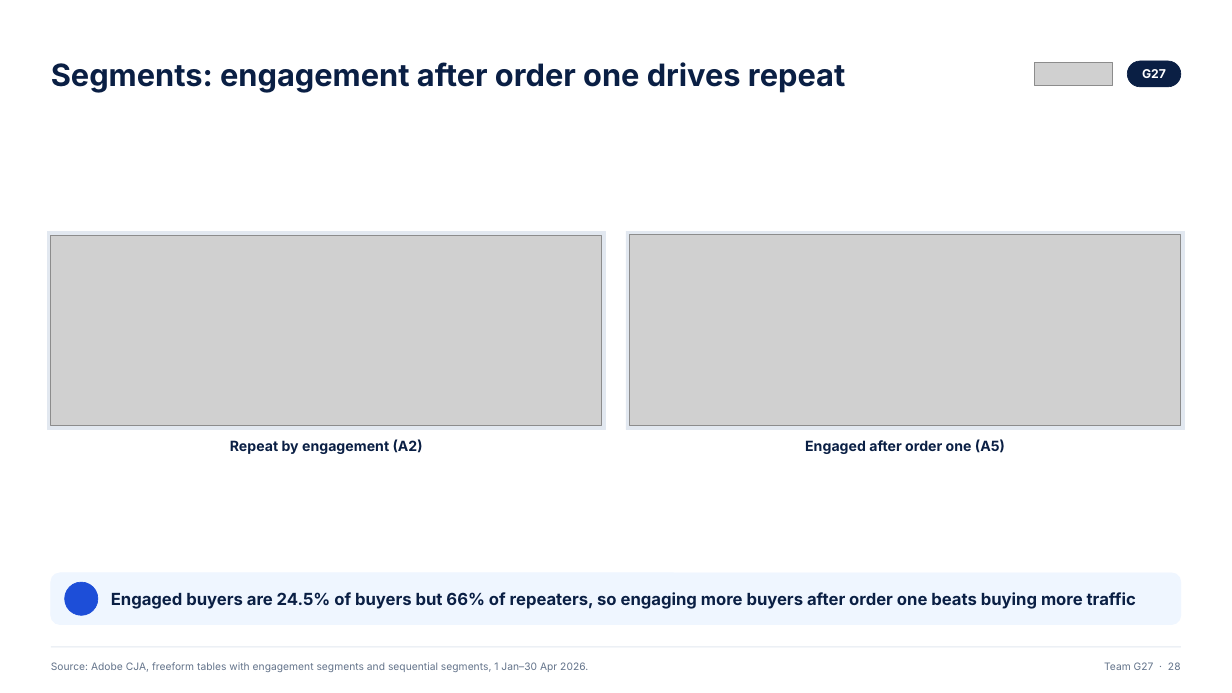
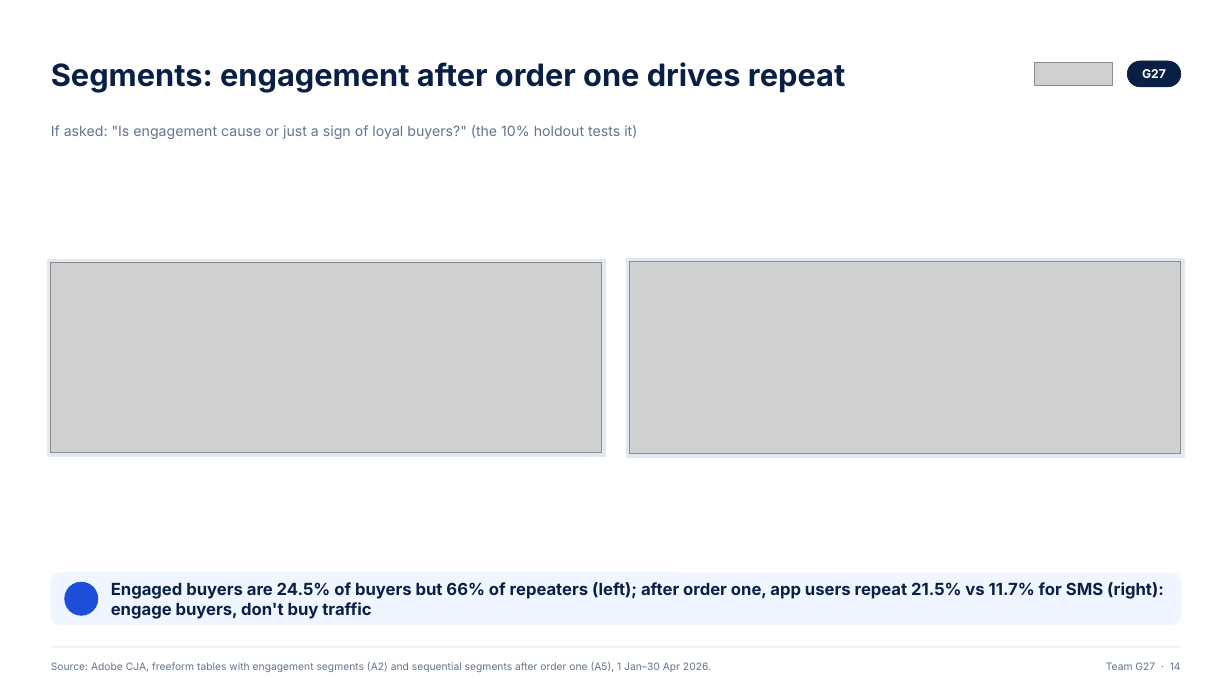
Before and after one commit to ANNYM25/Quince, a slide deck: slide 14 of deck/Team G27.pptx (slide 28 before the commit). Drawn at 1232x693 pixels with LibreOffice and Linux fonts; fonts in the diff are those of the drawing; grey boxes stand for pictures; background and template pictures are left out. Boxes give left, top, right and bottom in pixels: in the first picture for what was removed or moved away, otherwise in the second. Text is boxed around its words. In the diff, an @@ line names an element or a change of style, - is before the commit and + after.

```diff
--- a/deck/Team G27.pptx
+++ b/deck/Team G27.pptx
@@ text added at box(51, 125, 637, 139), 11 pt, text #64748B @@
+If asked: "Is engagement cause or just a sign of loyal buyers?" (the 10% holdout tests it)
@@ 2 pictures, 1 rectangle: place and size @@
-2 pictures, 1 rectangle at box(47, 232, 1181, 429)
+2 pictures, 1 rectangle at box(47, 259, 1181, 456)
@@ rectangle: place and size @@
-rectangle at box(627, 231, 1185, 430)
+rectangle at box(627, 259, 1185, 457)
@@ text removed at box(230, 439, 423, 454) @@
-Repeat by engagement (A2)
@@ text removed at box(805, 439, 1005, 454) @@
-Engaged after order one (A5)
@@ text at box(111, 582, 1164, 619): text changed @@
-Engaged buyers are 24.5% of buyers but 66% of repeaters, so engaging more buyers after order one beats buying more traffic
+Engaged buyers are 24.5% of buyers but 66% of repeaters (left); after order one, app users repeat 21.5% vs 11.7% for SMS (right): engage buyers, don't buy traffic
@@ text at box(51, 661, 711, 672): text changed @@
-Source: Adobe CJA, freeform tables with engagement segments and sequential segments, 1 Jan–30 Apr 2026.
+Source: Adobe CJA, freeform tables with engagement segments (A2) and sequential segments after order one (A5), 1 Jan–30 Apr 2026.
@@ text at box(1106, 662, 1181, 670): text changed @@
-Team G27 · 28
+Team G27 · 14
```
Also in this commit, not shown: 21 other slides changed, 4 slides added, 7 slides removed, 3 other files.
